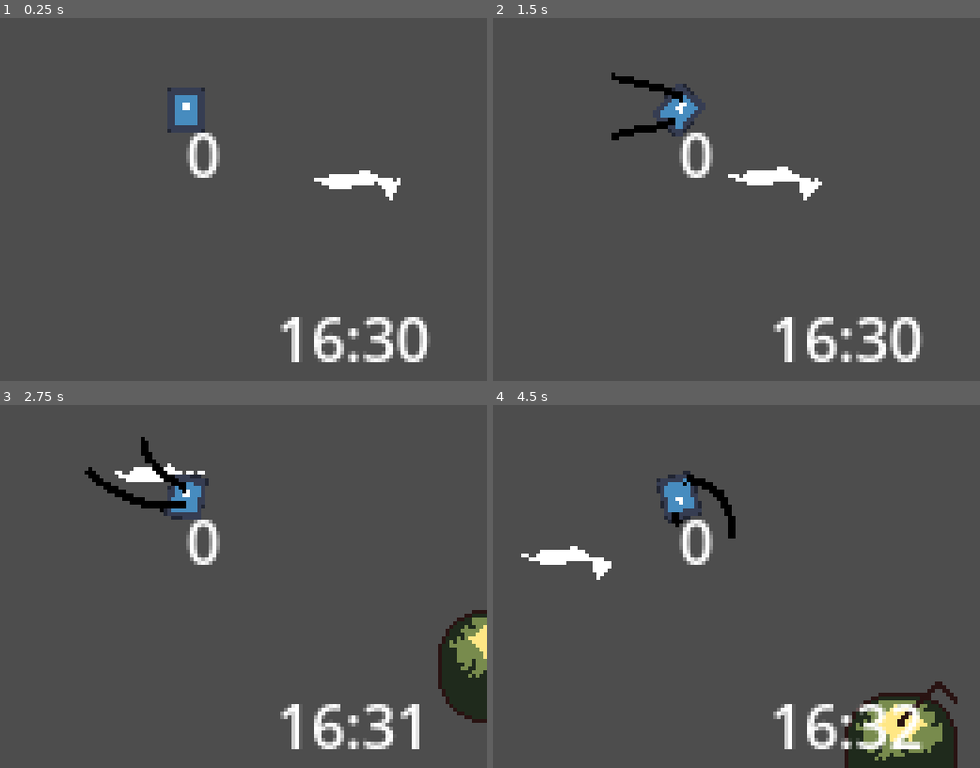
Above: before the commit, frames 1-4 (two rows, left to right).
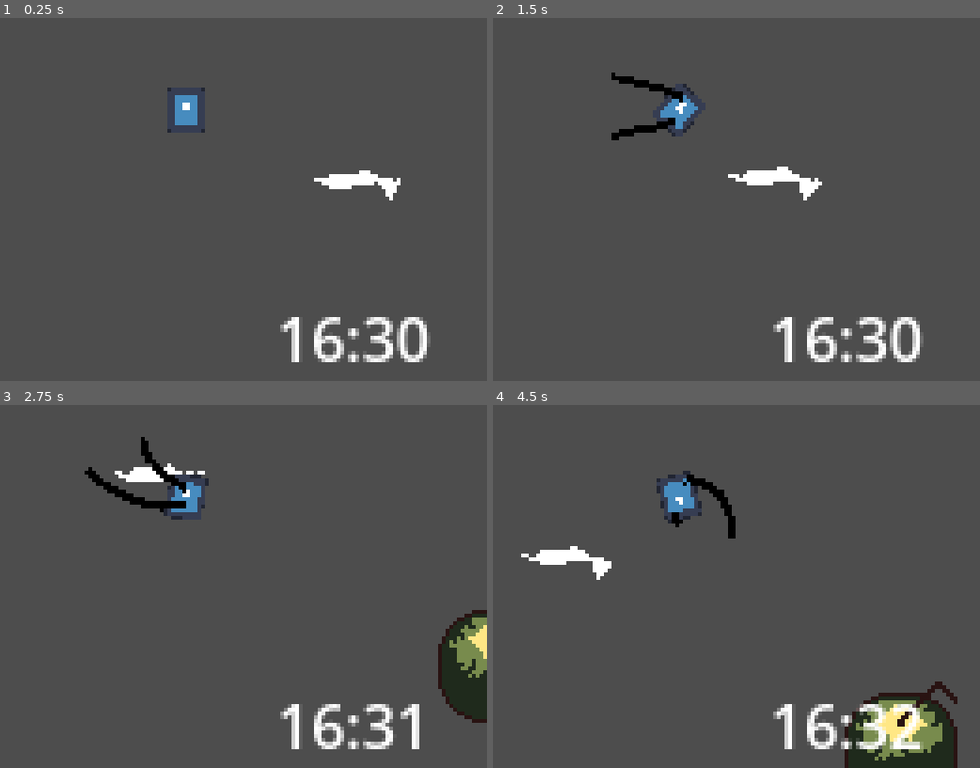
Above: after the commit, the same moments.

Repository: andrebariani/gbjam_12_spooky_fishing
Game: Godot game, scene res://scenes/test_scene.tscn
The game is run twice, just before and just after one commit, with the same random seed, the same clock (stepped at 60 frames per second) and the same inputs. The engine's default icon, where the game draws it, is replaced by a stand-in: a white triangle on a blue panel in a dark square.
Inputs:
- Up to frame 1 (0.25 s): no input
- Up to frame 2 (1.5 s): tap Enter at 0.5 s; hold Right (right) 0.53-1.28 s; tap Z (A) at 0.6, 1.35 s; hold Down (down) from 1.28 s (still down)
- Up to frame 3 (2.75 s): release Down (down) at 2.03 s; hold Right (right) from 2.03 s (still down); tap X (B) at 2.1 s; tap Z (A) at 2.3 s
- Up to frame 4 (4.5 s): release Right (right) at 2.78 s; hold Up (up) 2.78-3.53 s; tap Z (A) at 2.85, 3.6 s; hold Left (left) from 3.53 s (still down); tap X (B) at 4.35 s

The runs differ from the first frame. In frame 1, 0.5% of the frame differs, in the area x 38-46%, y 31-45%; in frame 2, 0.5%; in frame 3, 0.5%; in frame 4, 0.5%.

Commit message:
tackle cast added

Diff:
--- a/scenes/entities/player/player_boat.gd
+++ b/scenes/entities/player/player_boat.gd
@@ -13,6 +13,7 @@
 
 # DEBUG
 @onready var castLabel = $Debug/cast
+@onready var posLabel = $Debug/pos
 
 
 @export var input_start := 'A'
@@ -49,10 +50,11 @@
 	move_and_slide()
 
 	castLabel.text = str(cast_power)
+	posLabel.text = str("%.1f" % global_position.x, ", ",  "%.1f" % global_position.y)
 
 
 func spawn_tackle(_dir := Vector2.ZERO):
-	var tackle = TACKLE_TSCN.instantiate()
+	var tackle: Tackle = TACKLE_TSCN.instantiate()
 	tackle_instance = tackle
 	tackle.init(self)
 
--- a/scenes/entities/player/player_boat.tscn
+++ b/scenes/entities/player/player_boat.tscn
@@ -62,6 +62,7 @@
 script = ExtResource("10_l23x7")
 
 [node name="Debug" type="Control" parent="."]
+visible = false
 layout_mode = 3
 anchors_preset = 0
 offset_right = 40.0
@@ -71,3 +72,11 @@
 layout_mode = 0
 offset_right = 40.0
 offset_bottom = 23.0
+
+[node name="pos" type="Label" parent="Debug"]
+offset_left = -94.0
+offset_top = -25.0
+offset_right = 99.0
+offset_bottom = -2.0
+text = "1.1, 2.2"
+horizontal_alignment = 1
--- a/scenes/entities/player/states/cast.gd
+++ b/scenes/entities/player/states/cast.gd
@@ -1,7 +1,7 @@
 extends State
 
 @onready var tween: Tween
-var cast_dir := Vector2.ZERO
+var cast_dir := Vector2.RIGHT
 
 func begin():
 	var e: PlayerBoat = entity
@@ -30,9 +30,9 @@
 	e.velocity = e.velocity.move_toward(Vector2.ZERO, e.FRICTION * delta)
 
 	if e.inputs.dirv != Vector2.ZERO and not button_pressed:
-		cast_dir = e.inputs.dirv.normalized()
 		var input_angle = e.inputs.dirv.normalized().angle()
 		e.arrow_sprite.rotation = lerp(e.arrow_sprite.rotation, input_angle, e.ROTATION_SPEED)
+		cast_dir = Vector2.from_angle(e.arrow_sprite.rotation)
 
 	if button_pressed:
 		start_tweening()
--- a/scenes/entities/shadow/shadow.tscn
+++ b/scenes/entities/shadow/shadow.tscn
@@ -1,7 +1,7 @@
 [gd_scene load_steps=9 format=3 uid="uid://bfoabmylt4ar5"]
 
 [ext_resource type="Script" path="res://scenes/entities/shadow/shadow.gd" id="1_amnuf"]
-[ext_resource type="Resource" uid="uid://bts3u0vfq5bhl" path="res://scenes/entities/fish/Osteochyths.tres" id="2_iguua"]
+[ext_resource type="Resource" uid="uid://bts3u0vfq5bhl" path="res://scenes/entities/fish/Osteochthys.tres" id="2_iguua"]
 [ext_resource type="Texture2D" uid="uid://cusnwg0quwr5s" path="res://assets/Sprite-0003.png" id="3_t6ea0"]
 [ext_resource type="Script" path="res://scenes/entities/shadow/detect_area.gd" id="4_c6y7k"]
 [ext_resource type="Script" path="res://scenes/entities/state_machine.gd" id="5_7ytth"]
--- a/scenes/entities/tackle/tackle.gd
+++ b/scenes/entities/tackle/tackle.gd
@@ -1,9 +1,11 @@
 extends Area2D
+class_name Tackle
 
 @export var max_reach = 64
 const ACCEL = 300.0
 
 @onready var collision = $CollisionShape2D
+@onready var sprite = $Sprite2D
 @onready var tween: Tween
 #@onready var path = $Path2D
 #@onready var path_follow = $Path2D/PathFollow2D
@@ -17,8 +19,11 @@
 var state = WAIT
 
 var dir = Vector2.ZERO
+var start_pos = Vector2.ZERO
 var target_pos = Vector2.ZERO
 var speed = 0
+var delta_elapsed = 0
+var arc_axis = 0
 
 var entity = null
 var bait: BaitData = null
@@ -27,24 +32,35 @@
 func init(_entity):
 	entity = _entity
 	global_position = entity.global_position
+	#print_debug(entity.global_position)
+	#print_debug(global_position)
 
 func _physics_process(delta):
+	delta_elapsed += delta * 5
+
 	match state:
 		WAIT:
-			pass
+			return
 		LAUNCH:
-			if not tween.is_running():
+			arc_axis = speed * sin(deg_to_rad(45)) * delta_elapsed - (0.5 * 9.8 * pow(delta_elapsed, 2))
+
+			if arc_axis <= 0:
 				state = FLOAT
+
+			if arc_axis > 0:
+				var x_axis = speed * cos(deg_to_rad(45)) * delta_elapsed
+				global_position = start_pos + (dir * x_axis)
+
+				sprite.position.y = -arc_axis
 		FLOAT:
 			collision.disabled = false
 
 func launch(_power: int, _dir: Vector2):
 	state = LAUNCH
 
-	var start_pos = entity.global_position
-	target_pos = Vector2(start_pos.x + 16 * _dir.x, start_pos.y * _dir.y) - global_position
+	dir = _dir
+	delta_elapsed = 0
 
-	tween = get_tree().create_tween()
-	tween.tween_property(self, 'global_position', target_pos, 0.5) \
-		.set_ease(Tween.EASE_IN_OUT) \
-		.set_trans(Tween.TRANS_QUAD)
+	start_pos = entity.global_position
+
+	speed = pow(_power * 9.8 / sin(2 * deg_to_rad(45)), 0.5)
Renamed: scenes/entities/fish/Osteochyths.tres -> scenes/entities/fish/Osteochthys.tres
